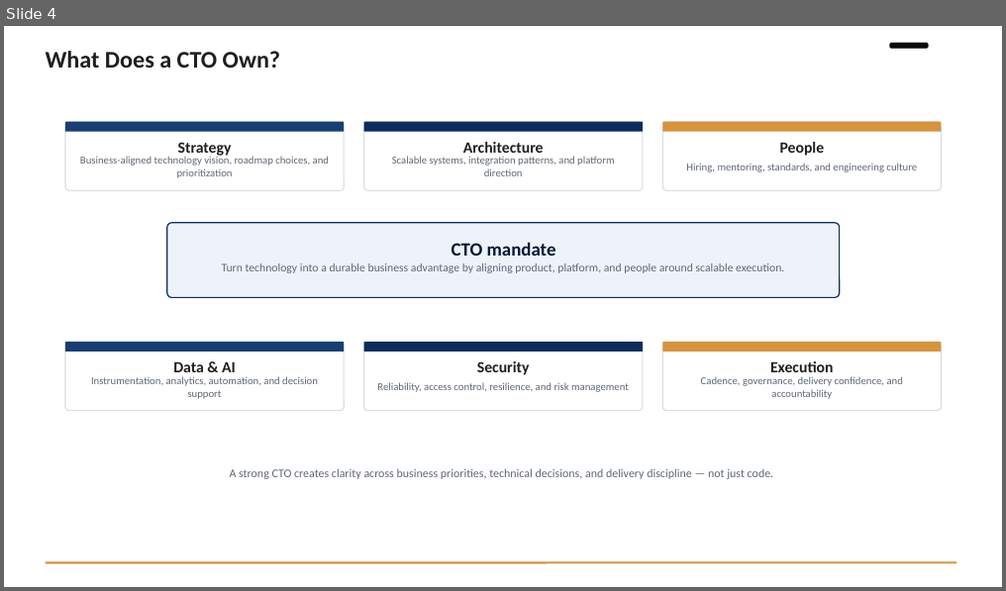
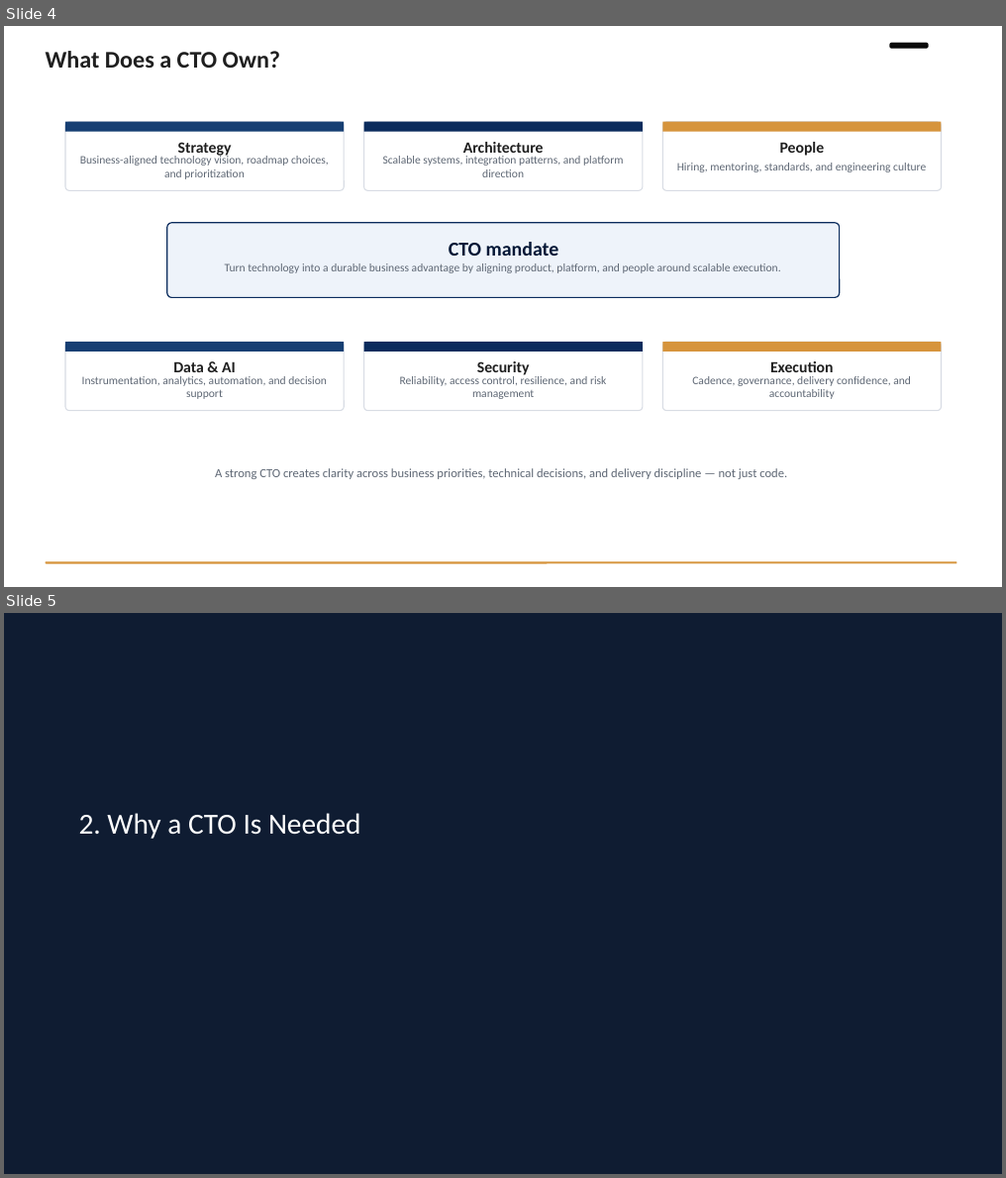
Before and after one commit to omarsaab96/portfolio, a slide deck: omarsaab_portfolio.pptx. Shown one above the other, each under a label of ours: slide 4 before the commit, slides 4 and 5 after it. The pictures are 1006x591 and 1006x1178 pixels, drawn with LibreOffice and Linux fonts; fonts in the diff are those of the drawing; background and template pictures are left out; a plain dark background stands for a picture behind light text. Boxes give left, top, right and bottom in pixels: in the first picture for what was removed or moved away, otherwise in the second. Text is boxed around its words. In the diff, an @@ line names an element or a change of style, - is before the commit and + after.

```diff
--- a/omarsaab_portfolio.pptx
+++ b/omarsaab_portfolio.pptx
@@ slide 5 added at <box>4,613,1002,1174</box>, background picture (left out) @@
@@ rectangle added at <box>4,613,1002,1174</box>, fill #041736 at 70% opacity @@
@@ text added at <box>79,813,361,839</box>, 28 pt, text #FFFFFF @@
+2. Why a CTO Is Needed
@@ slide 4 changed as well @@
@@ text "Turn technology into a durable ..." at <box>225,264,781,274</box>: size 11.1 to 11 pt @@
@@ text "CTO mandate" at <box>449,242,559,256</box>: size 18 to 19 pt @@
@@ size 10.2 to 11 pt in 6 elements at <box>80,155,329,179</box>, <box>383,156,623,177</box>, <box>677,163,926,173</box>, <box>82,376,327,399</box>, <box>400,374,606,399</box>, <box>692,376,911,399</box> @@
@@ text "A strong CTO creates clarity ..." at <box>215,469,787,479</box>: size 11.4 to 12 pt @@
```
Also in this commit, not shown: 13 other slides changed, 4 other slides added, 1 other file.
